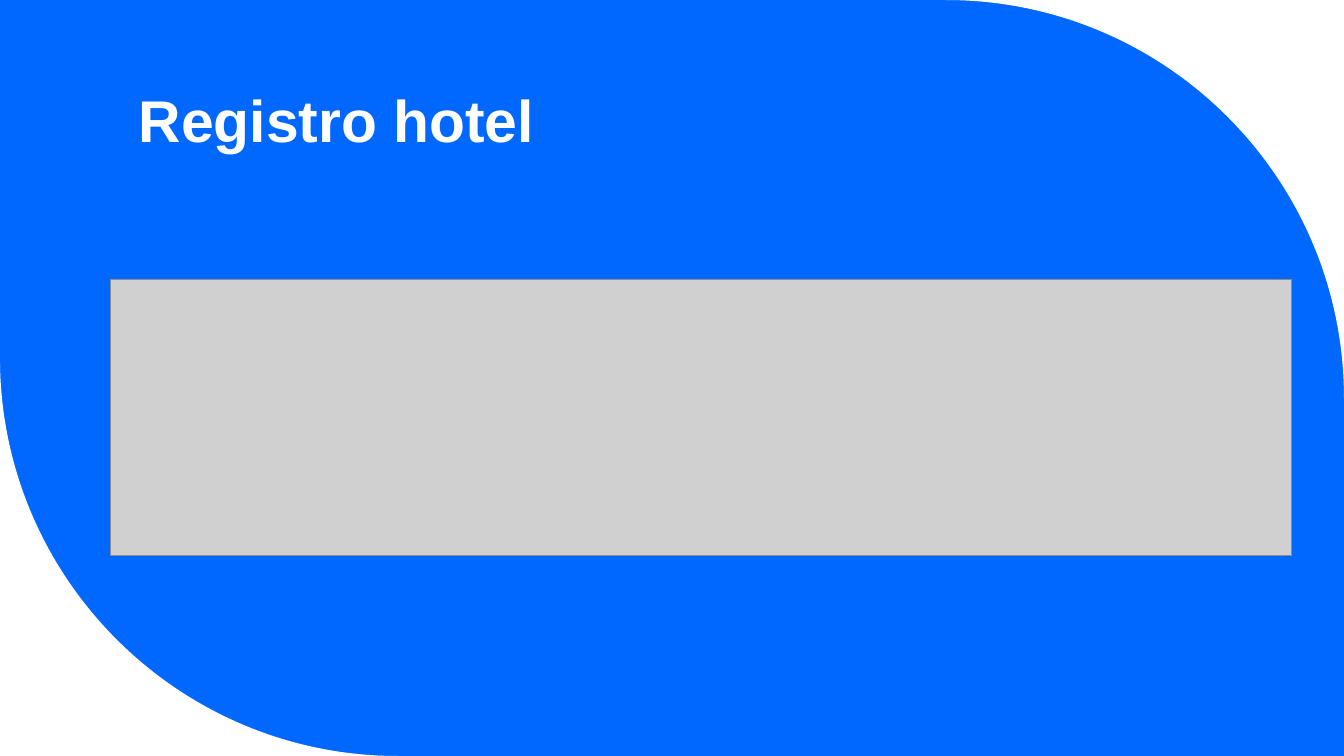
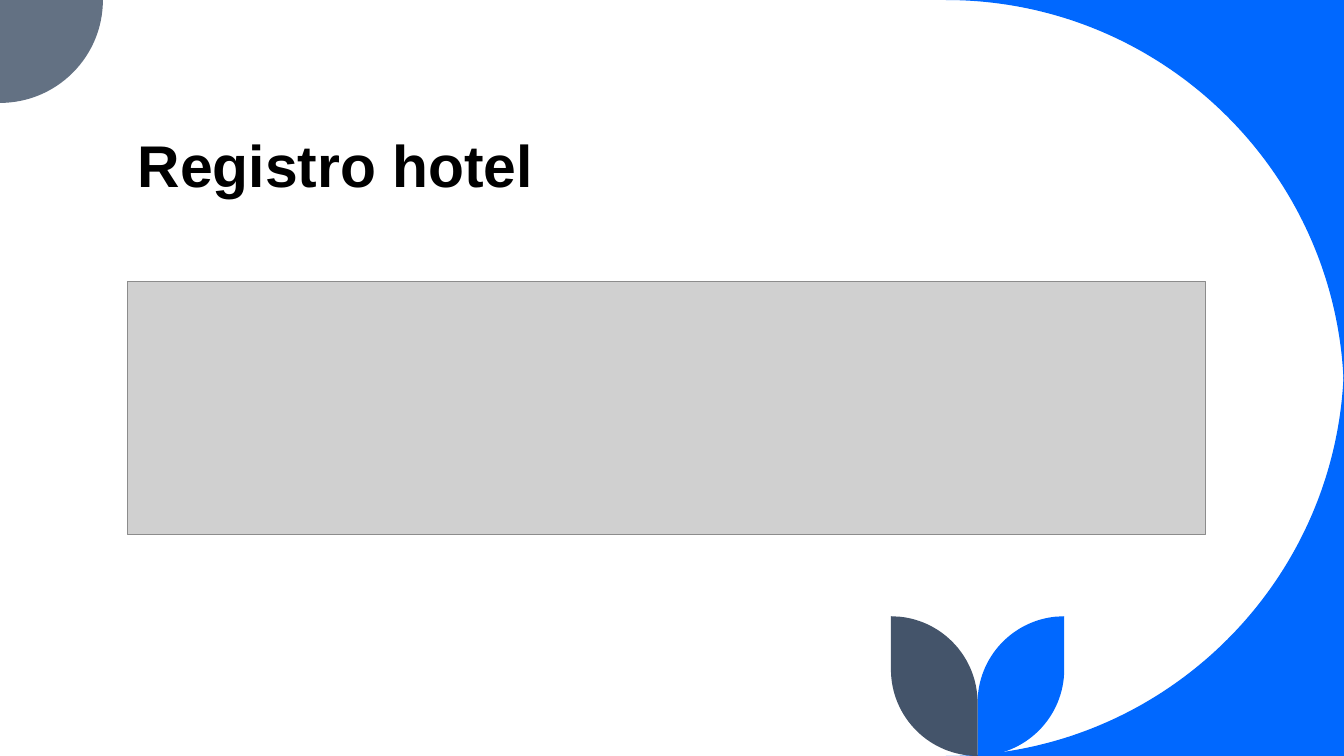
Before and after one commit to sleepyrazor/hotel-booking, a slide deck: slide 11 of Documentación/Book-IT-ing presentacion.pptx. Drawn at 1344x756 pixels with LibreOffice and Linux fonts; fonts in the diff are those of the drawing; grey boxes stand for pictures. Boxes give left, top, right and bottom in pixels: in the first picture for what was removed or moved away, otherwise in the second. Text is boxed around its words. In the diff, an @@ line names an element or a change of style, - is before the commit and + after.

```diff
--- a/Documentación/Book-IT-ing presentacion.pptx
+++ b/Documentación/Book-IT-ing presentacion.pptx
@@ background #0068FF to #FFFFFF @@
@@ title "Registro hotel": place and size @@
-title "Registro hotel" at [139,99,533,153]
+title "Registro hotel" at [138,144,532,198]
@@ title "Registro hotel" at [138,144,532,198]: text colour #FFFFFF to #000000 @@
@@ freeform shape at [946,0,1344,398]: fill #FFFFFF to #0068FF @@
@@ picture: place and size @@
-picture at [111,279,1293,556]
+picture at [128,281,1206,534]
@@ freeform shape removed at [0,358,398,756] @@
@@ group added at [0,0,1344,756]: 4 freeform shapes @@
```
Also in this commit, not shown: 7 other slides changed, 2 slides added, 1 other file.
